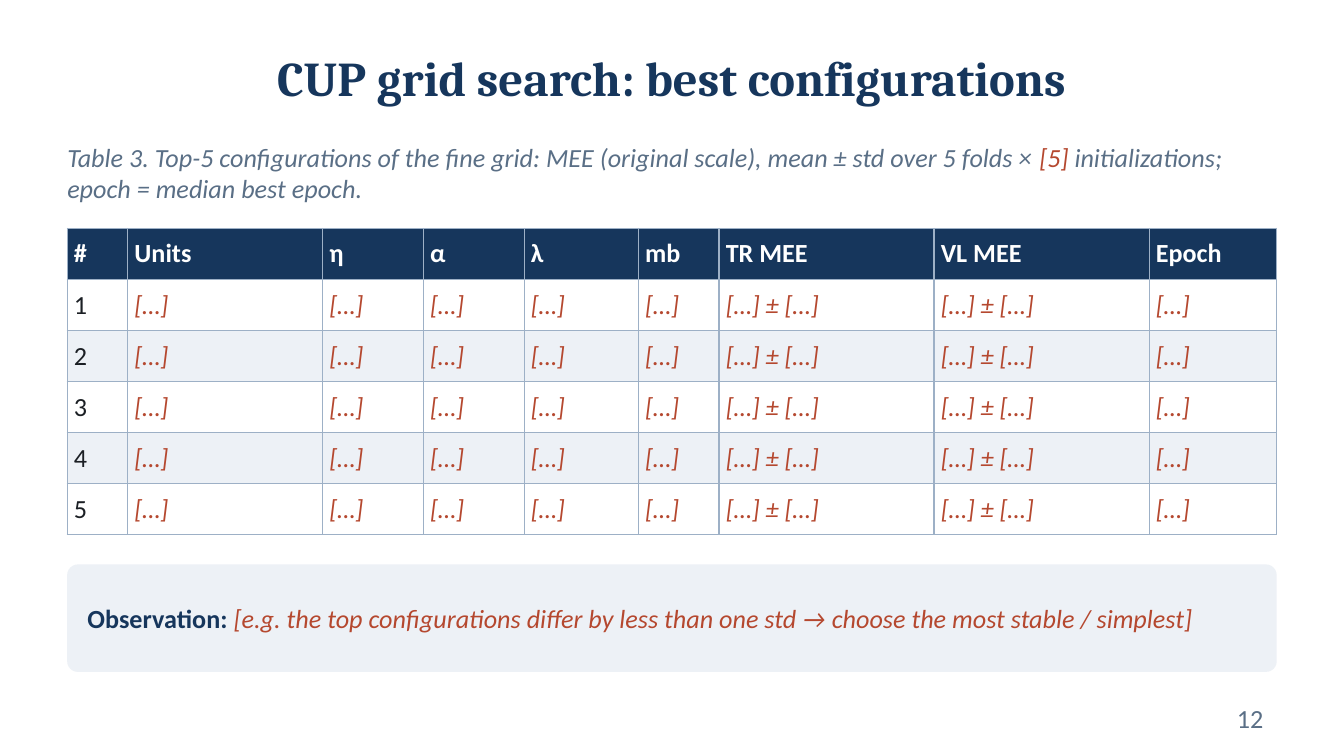
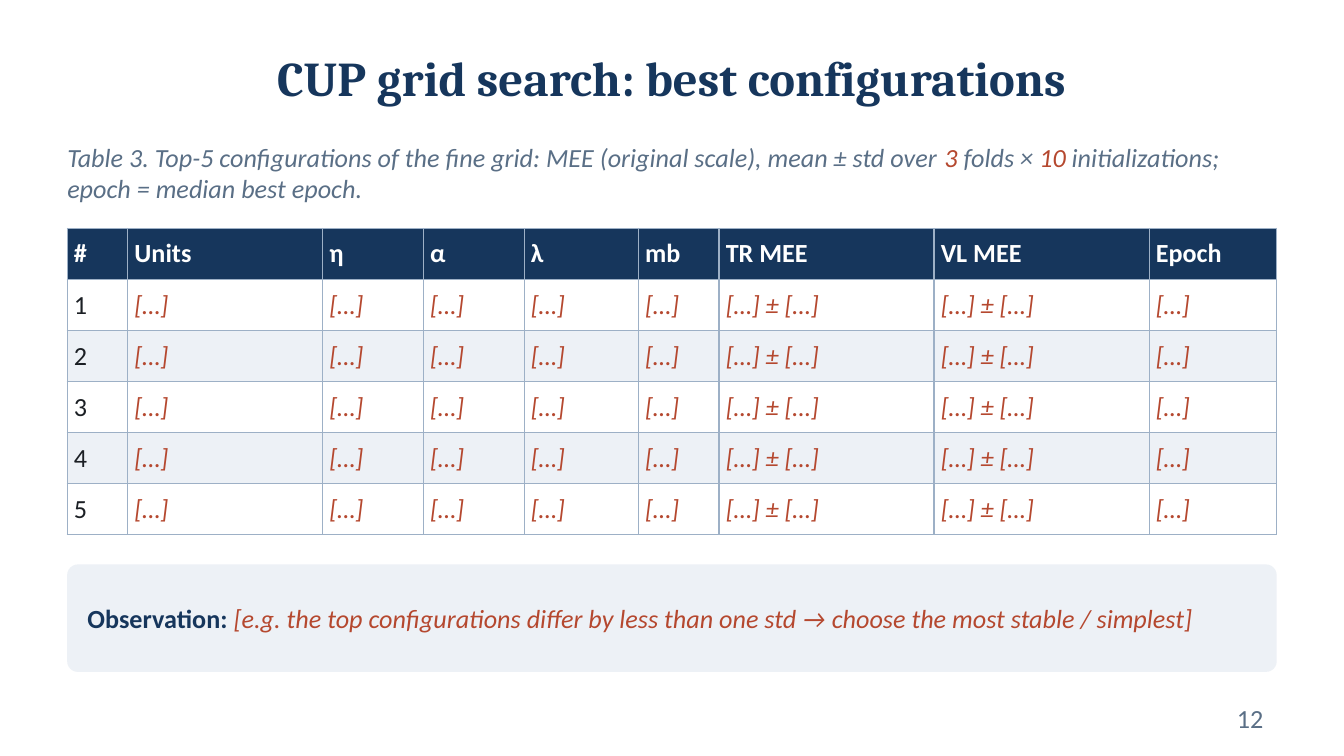
Before and after one commit to Fred-ef/ml_proj, a slide deck: slide 12 of Federico_Cristofaro_ML-2025_slides.pptx. Drawn at 1344x756 pixels with LibreOffice and Linux fonts; fonts in the diff are those of the drawing. Boxes give left, top, right and bottom in pixels: in the first picture for what was removed or moved away, otherwise in the second. Text is boxed around its words. In the diff, an @@ line names an element or a change of style, - is before the commit and + after.

```diff
--- a/Federico_Cristofaro_ML-2025_slides.pptx
+++ b/Federico_Cristofaro_ML-2025_slides.pptx
@@ text at <box>67,148,1219,202</box>: text changed @@
-Table 3. Top-5 configurations of the fine grid: MEE (original scale), mean ± std over 5 folds × [5] initializations; epoch = median best epoch.
+Table 3. Top-5 configurations of the fine grid: MEE (original scale), mean ± std over 3 folds × 10 initializations; epoch = median best epoch.
```
Also in this commit, not shown: 13 other slides changed, 2 slides added, 3 slides removed.
